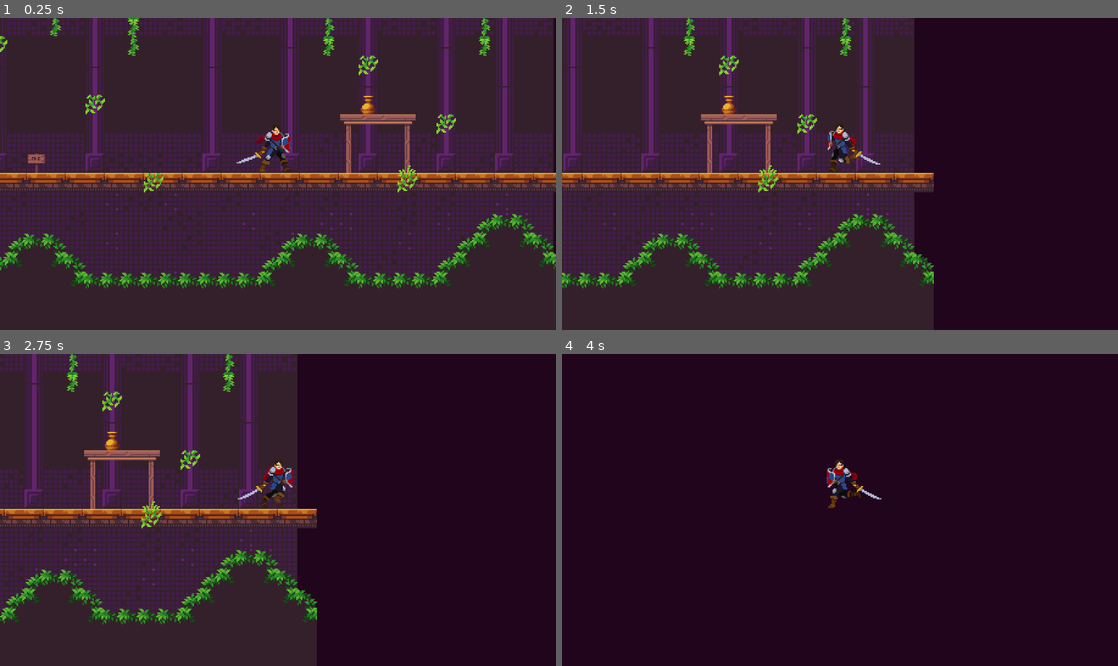
Above: before the commit, frames 1-4 (two rows, left to right).
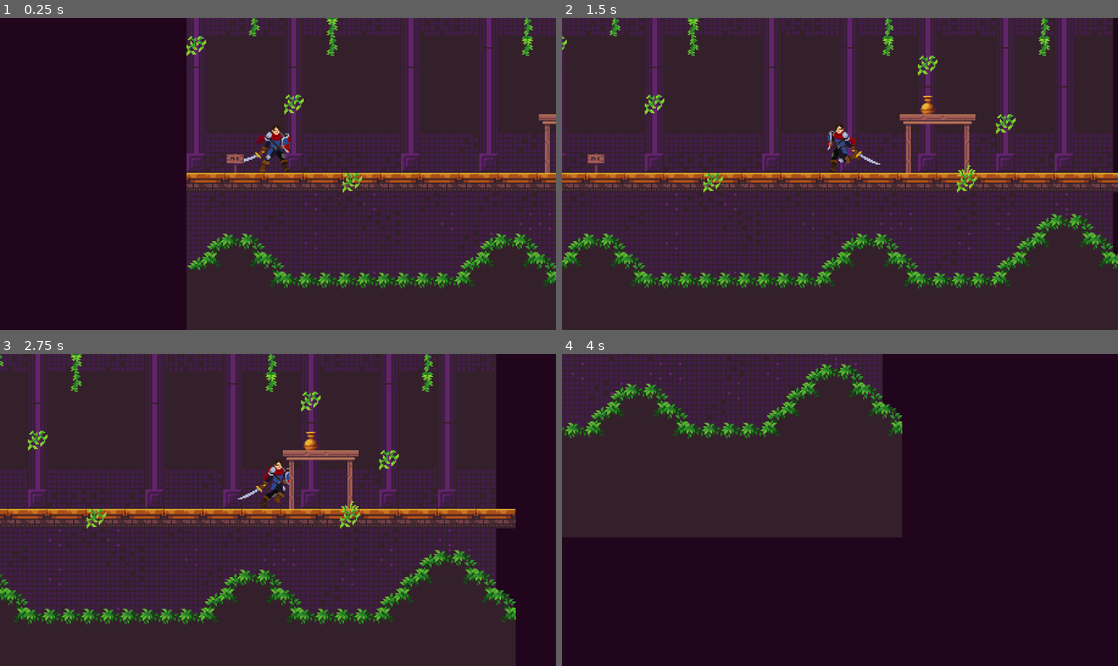
Above: after the commit, the same moments.

Repository: Daeyun00/Szakdoga
Game: Godot game, scene res://Scenes/PTR.tscn
Same seed, same stepped clock (60 frames per second), same inputs: the game is played once before the commit and once after it.
Inputs:
- Up to frame 1 (0.25 s): no input
- Up to frame 2 (1.5 s): hold Right (ui_right) 0.53-1.28 s; hold Left (ui_left) from 1.28 s (still down)
- Up to frame 3 (2.75 s): release Left (ui_left) at 2.03 s; hold Right (ui_right) from 2.03 s (still down)
- Up to frame 4 (4 s): release Right (ui_right) at 3.53 s; hold Left (ui_left) from 3.53 s (still down)

The runs differ from the first frame. In frame 1, 54% of the frame differs, in the area x 0-100%, y 0-100%; in frame 2, 55%; in frame 3, 52%; in frame 4, 35%.

Commit message:
Update PTR.tscn

Diff:
--- a/HoD/Scenes/PTR.tscn
+++ b/HoD/Scenes/PTR.tscn
@@ -6,7 +6,7 @@
 [node name="PTR" type="Node2D"]
 
 [node name="Player" parent="." instance=ExtResource("2_wnpdi")]
-position = Vector2(30, 97)
+position = Vector2(-133, 97)
 
 [node name="Camera2D" type="Camera2D" parent="Player"]
 zoom = Vector2(3, 3)
